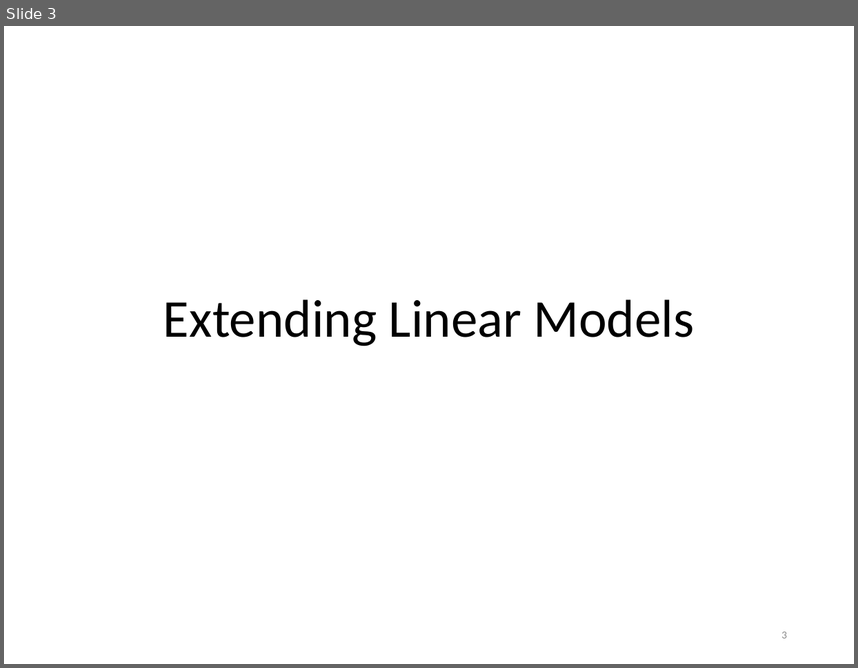
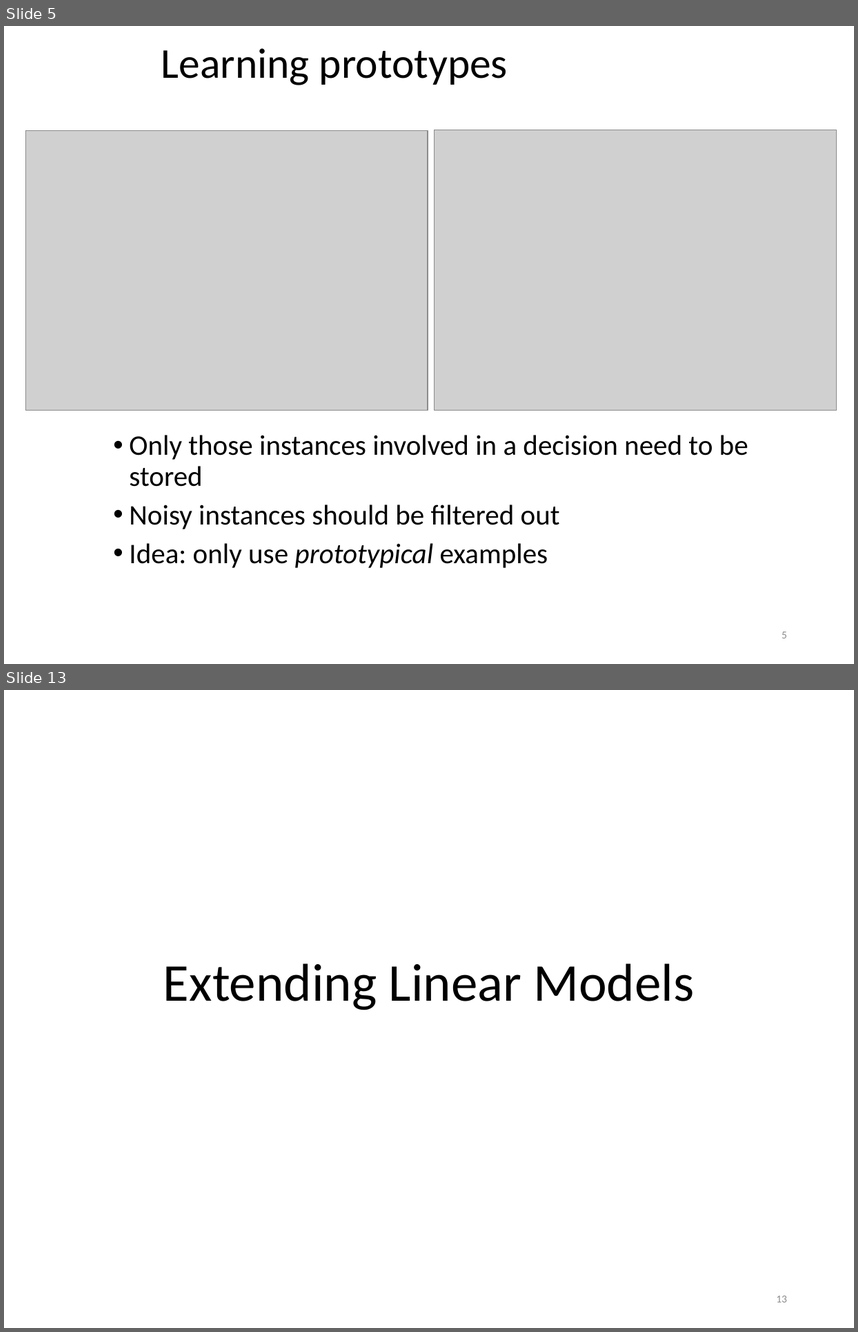
Before and after one commit to khaledmrasheed/khaledmrasheed.github.io, a slide deck: DMcourse/Chapter7.pptx. Shown one above the other, each under a label of ours: slide 3 before the commit, slides 5 and 13 after it; the slides between them are not shown. The pictures are 858x668 and 858x1332 pixels, drawn with LibreOffice and Linux fonts; fonts in the diff are those of the drawing; grey boxes stand for pictures. Boxes give left, top, right and bottom in pixels: in the first picture for what was removed or moved away, otherwise in the second. Text is boxed around its words. In the diff, an @@ line names an element or a change of style, - is before the commit and + after.

```diff
--- a/DMcourse/Chapter7.pptx
+++ b/DMcourse/Chapter7.pptx
@@ slide 5 added at (4, 26, 854, 664), background #FFFFFF @@
@@ title added at (161, 48, 508, 85), 36 pt, text #000000 @@
+Learning prototypes
@@ picture added at (26, 131, 428, 410) @@
@@ picture added at (434, 129, 836, 410) @@
@@ text added at (129, 434, 749, 568), 24 pt, text #000000 @@
+• Only those instances involved in a decision need to be stored
+• Noisy instances should be filtered out
+• Idea: only use prototypical examples
@@ page number added at (782, 631, 787, 638), 9 pt, text #8C8C8C @@
+5
@@ what was slide 3 is now slide 13 @@
@@ page number at (776, 1295, 787, 1302): text changed @@
-3
+13
```
Also in this commit, not shown: 2 slides changed, 9 other slides added.
